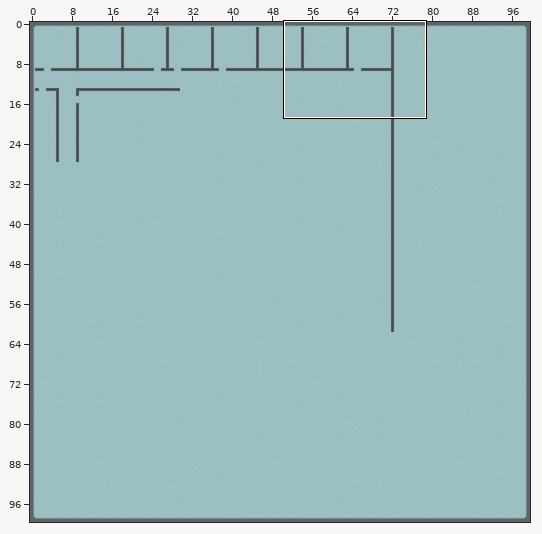
Tiled map -- maps/clab_map.tmx. The first picture is a wide view before the edit; the outline marks the close-up.
Close-up. Before the edit:
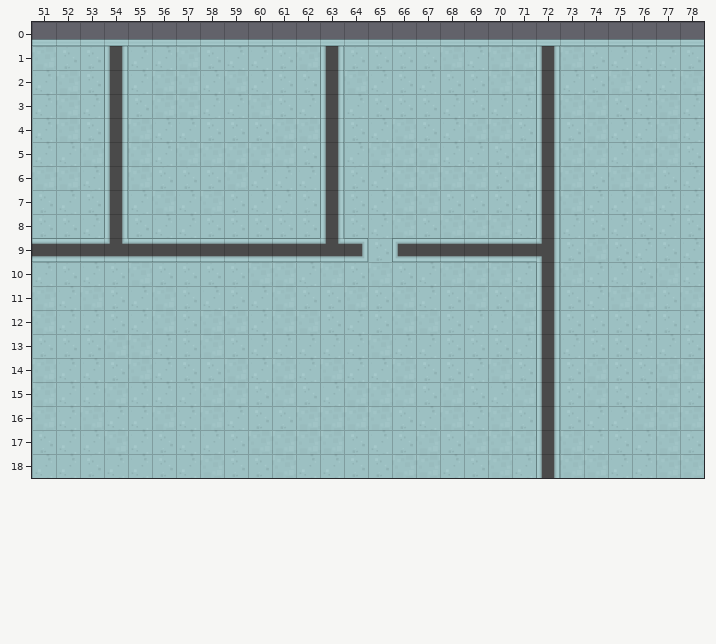
Cells are 64x64 px. Shown: x 51..78, y 0..18. The commit also changed other parts of the map, which this record leaves out.
After the commit:
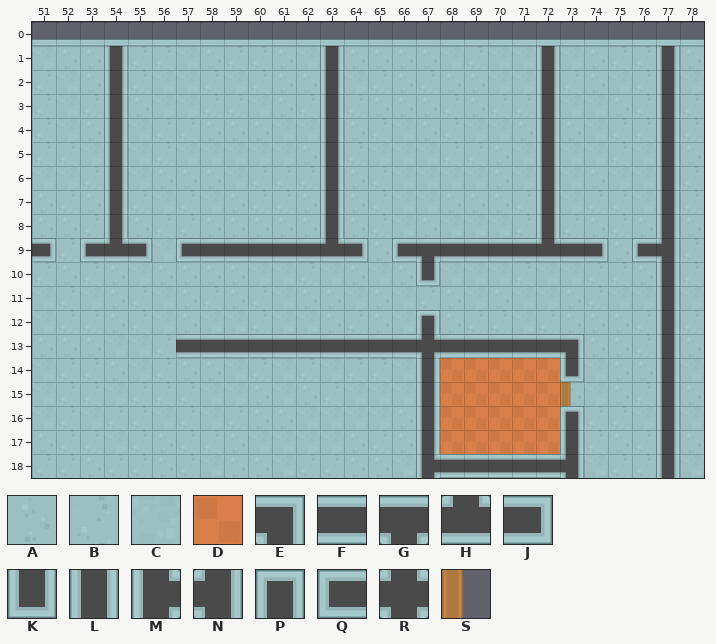
Key: from "tiles": A 6, B 7, C 9, D 12, E 280, F 281, G 282, H 283, J 284, K 285, L 308, M 309, N 310, P 311, Q 312, R 340, S 438.
_ is an empty cell, # one hidden under a higher layer.
Change:
{"where": "layer \"Floor\""}
{"y":14,"x":68,"old":"ABCA#","new":"DDDDD"}
{"y":15,"x":68,"old":"CABC#","new":"DDDDD"}
{"y":16,"x":68,"old":"CBCA#","new":"DDDDD"}
{"y":17,"x":68,"old":"ACCC#","new":"DDDDD"}
{"y":18,"x":68,"old":"BACB","new":"####"}
{"where": "layer \"Walls\""}
{"y":1,"x":77,"old":"_","new":"L"}
{"y":2,"x":77,"old":"_","new":"L"}
{"y":3,"x":77,"old":"_","new":"L"}
{"y":4,"x":77,"old":"_","new":"L"}
{"y":5,"x":77,"old":"_","new":"L"}
{"y":6,"x":77,"old":"_","new":"L"}
{"y":7,"x":77,"old":"_","new":"L"}
{"y":8,"x":77,"old":"_","new":"L"}
{"y":9,"x":51,"old":"FFF","new":"J_Q"}
{"y":9,"x":55,"old":"FFF","new":"J_Q"}
{"y":9,"x":67,"old":"F","new":"G"}
{"y":9,"x":72,"old":"N__","new":"HFJ"}
{"y":9,"x":76,"old":"__","new":"QN"}
{"y":10,"x":67,"old":"_","new":"K"}
{"y":10,"x":72,"old":"L","new":"_"}
{"y":10,"x":77,"old":"_","new":"L"}
{"y":11,"x":72,"old":"L","new":"_"}
{"y":11,"x":77,"old":"_","new":"L"}
{"y":12,"x":67,"old":"_","new":"P"}
{"y":12,"x":72,"old":"L","new":"_"}
{"y":12,"x":77,"old":"_","new":"L"}
{"y":13,"x":57,"old":"_______________L_","new":"FFFFFFFFFFRFFFFFE"}
{"y":13,"x":77,"old":"_","new":"L"}
{"y":14,"x":67,"old":"_","new":"L"}
{"y":14,"x":72,"old":"L_","new":"_K"}
{"y":14,"x":77,"old":"_","new":"L"}
{"y":15,"x":67,"old":"_","new":"L"}
{"y":15,"x":72,"old":"L_","new":"_S"}
{"y":15,"x":77,"old":"_","new":"L"}
{"y":16,"x":67,"old":"_","new":"L"}
{"y":16,"x":72,"old":"L_","new":"_P"}
{"y":16,"x":77,"old":"_","new":"L"}
{"y":17,"x":67,"old":"_","new":"L"}
{"y":17,"x":72,"old":"L_","new":"_L"}
{"y":17,"x":77,"old":"_","new":"L"}
{"y":18,"x":67,"old":"_____L_","new":"MFFFFFN"}
{"y":18,"x":77,"old":"_","new":"L"}
{"label":"added","picture_box":[632,46,680,478]}
{"label":"changed","picture_box":[50,238,86,262]}
{"label":"changed","picture_box":[146,238,608,478]}
